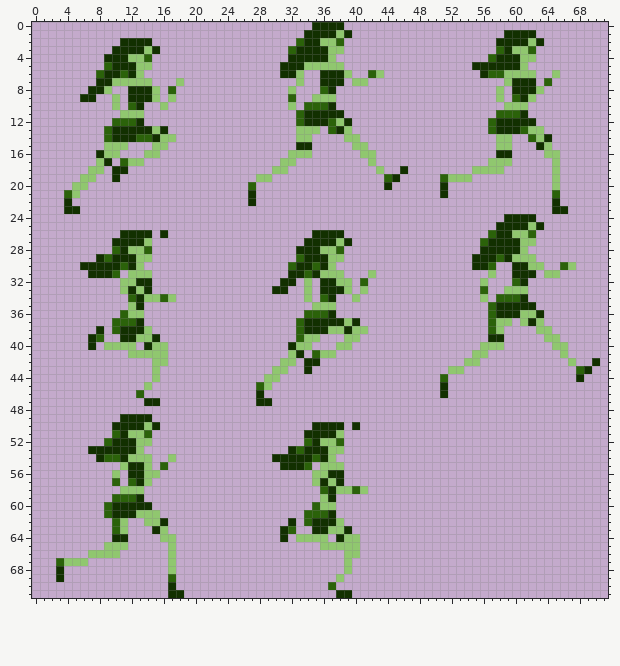
Sprite sheet: Assets/Sprites/Girl-run.png. This is how it looked before the edit.
The file is 72x72 pixels.
After:
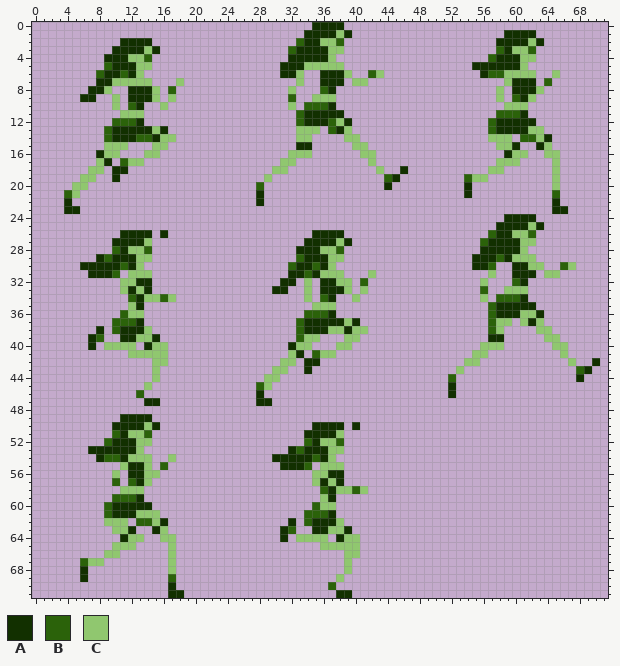
Palette (. is transparent): A #123000  B #2b620a  C #90c76f
Commit: Adjusted again run animation, platforms modified
Change:
There is now colour A in row 15 at x 60; in row 20 at x 54; in row 21 at x 28 and 54; in row 22 at x 28; in rows 45 to 46 at x 52; in row 63 at x 12.
There is now colour A in rows 68 to 69 at x 6.
The edit turns colour B into colour A in row 13 at x 61.
There is now colour B in row 14 at x 61; in row 20 at x 28; in row 44 at x 52; in row 62 at x 13.
The edit turns colour C into colour B in row 19 at x 54; in row 62 at x 14; in row 67 at x 6.
There is now colour C in row 14 at x 57; in row 16 at x 60 to 61; in row 17 at x 60; in row 19 at x 55 to 56; in row 62 at x 9; in row 64 at x 12 to 13.
There is now colour C in row 65 at x 12; in row 67 at x 7 to 8.
The edit turns colour B into colour C in rows 62 to 63 at x 10.
The edit erases colour A in row 16 at x 58; in row 20 at x 51; in row 21 at x 27 and 51; in row 22 at x 27; in rows 45 to 46 at x 51; in row 64 at x 10.
The edit erases colour A in rows 68 to 69 at x 3.
The edit erases colour B in row 19 at x 51; in row 20 at x 27; in row 44 at x 51; in row 67 at x 3.
The edit erases colour C in row 17 at x 57; in row 18 at x 55 to 56; in row 19 at x 28 and 52 to 53; in row 43 at x 52; in row 65 at x 9; in row 66 at x 7 to 8.
The edit erases colour C in row 67 at x 4 to 5.
Boxes around the changes in both pictures, in picture pixels (x1, y1, x2, y2):
changed: (440, 126, 528, 198)
changed: (248, 174, 264, 206)
changed: (440, 366, 456, 398)
changed: (56, 518, 152, 582)
